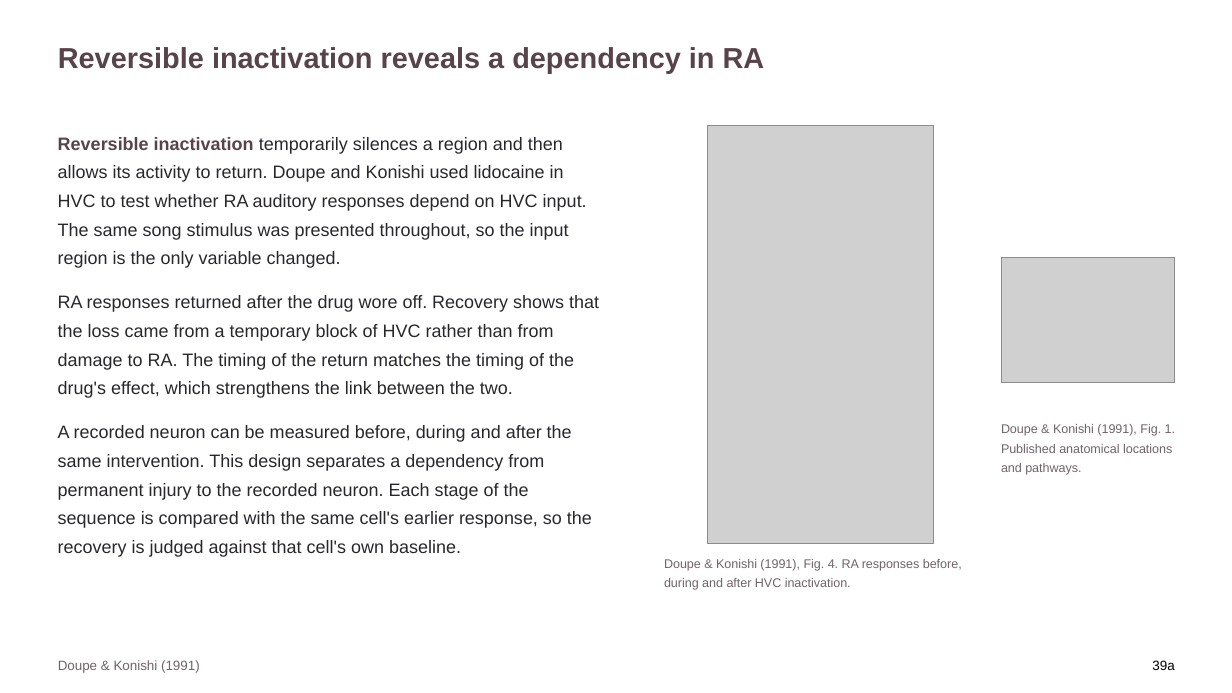
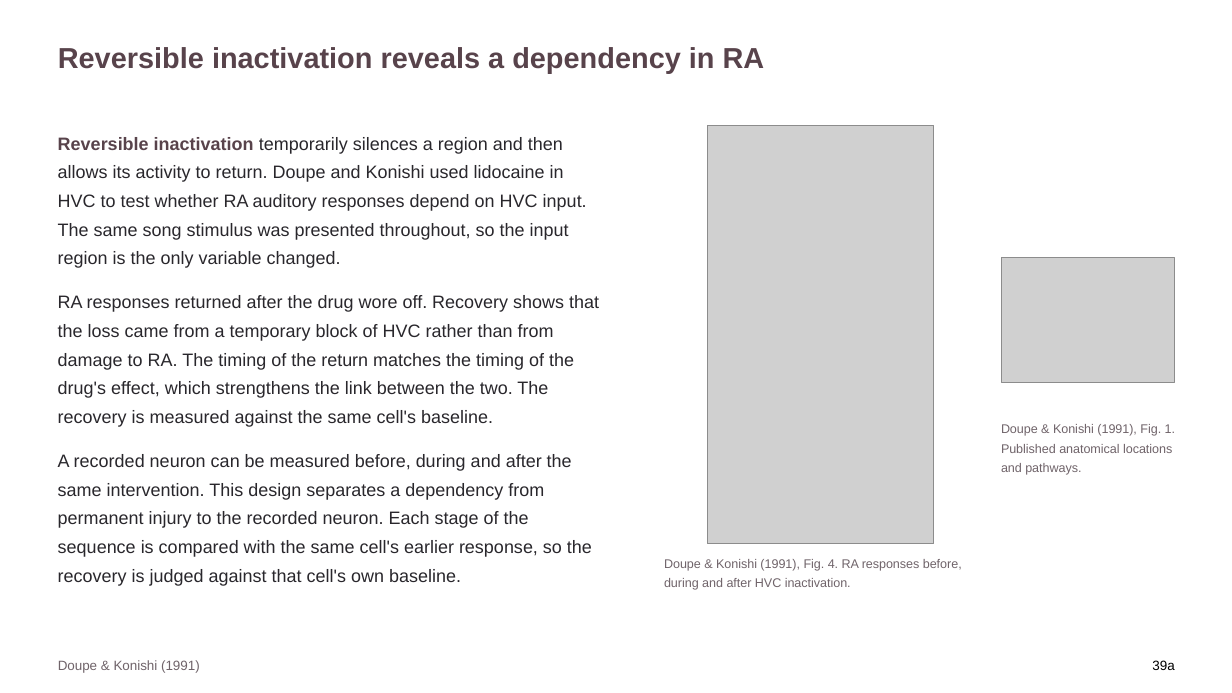
Before and after one commit to jordanxxlopez/NEUROETHOLOGY, a slide deck: slide 52 of scaffolded/Neuroethology_Lecture33_FA2026_SCAFFOLDED.pptx. Drawn at 1232x693 pixels with LibreOffice and Linux fonts; fonts in the diff are those of the drawing; grey boxes stand for pictures. Boxes give left, top, right and bottom in pixels: in the first picture for what was removed or moved away, otherwise in the second. Text is boxed around its words. In the diff, an @@ line names an element or a change of style, - is before the commit and + after.

```diff
--- a/scaffolded/Neuroethology_Lecture33_FA2026_SCAFFOLDED.pptx
+++ b/scaffolded/Neuroethology_Lecture33_FA2026_SCAFFOLDED.pptx
@@ text at box(58, 295, 599, 427): text changed @@
-RA responses returned after the drug wore off. Recovery shows that the loss came from a temporary block of HVC rather than from damage to RA. The timing of the return matches the timing of the drug's effect, which strengthens the link between the two.
+RA responses returned after the drug wore off. Recovery shows that the loss came from a temporary block of HVC rather than from damage to RA. The timing of the return matches the timing of the drug's effect, which strengthens the link between the two. The recovery is measured against the same cell's baseline.
```
Also in this commit, not shown: 46 other slides changed, 6 other files.
